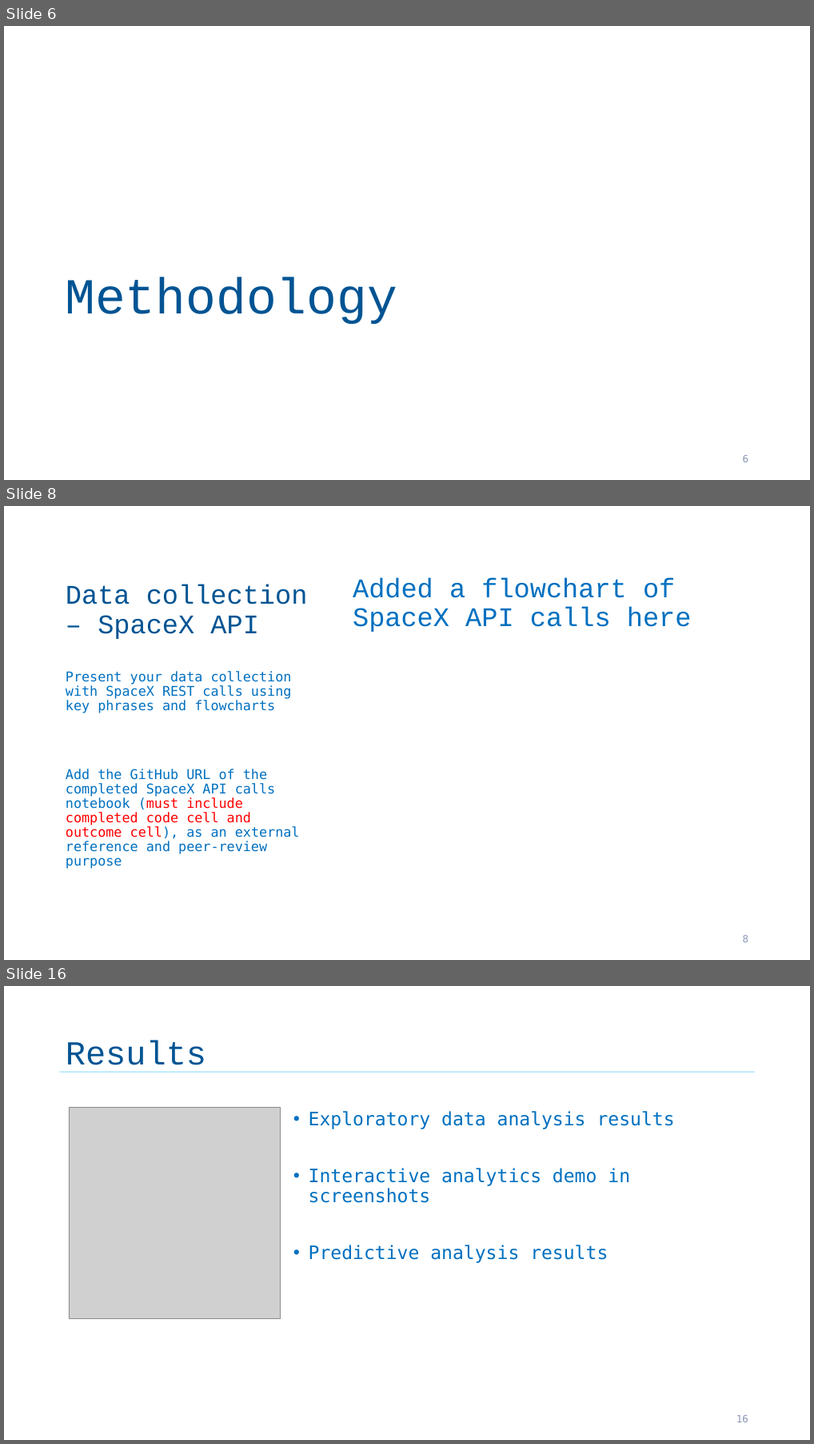
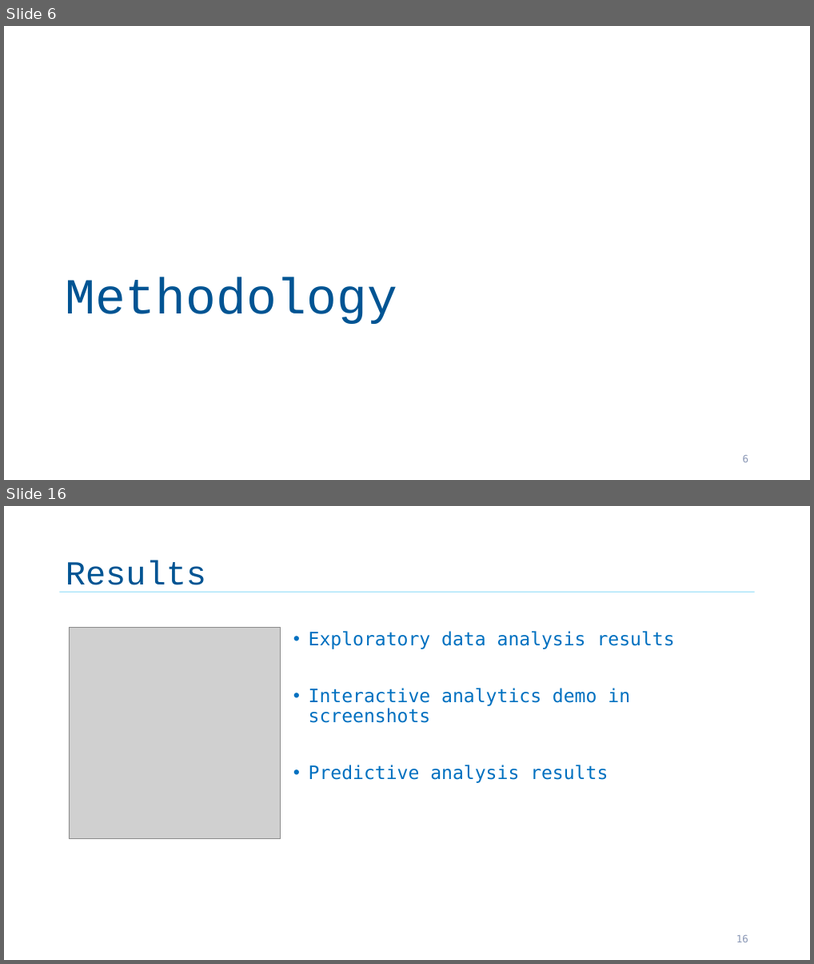
Before and after one commit to salamituns/IBM_tasks_Notebooks, a slide deck: IBM_Capstone_notes/ds-capstone-template.pptx. Shown one above the other, each under a label of ours: slides 6, 8 and 16 before the commit, slides 6 and 16 after it; the slides between them are not shown. The pictures are 814x1444 and 814x964 pixels, drawn with LibreOffice and Linux fonts; fonts in the diff are those of the drawing; grey boxes stand for pictures. Boxes give left, top, right and bottom in pixels: in the first picture for what was removed or moved away, otherwise in the second. Text is boxed around its words. In the diff, an @@ line names an element or a change of style, - is before the commit and + after.

Commit message:
update spaceX notebook

```diff
--- a/IBM_Capstone_notes/ds-capstone-template.pptx
+++ b/IBM_Capstone_notes/ds-capstone-template.pptx
@@ slide 8 removed at (4,506,810,960), background #FFFFFF @@
@@ title removed at (66,584,308,639) @@
-Data collection – SpaceX API
@@ text removed at (353,578,692,632) @@
-Added a flowchart of SpaceX API calls here
@@ text removed at (66,671,300,868) @@
-Present your data collection with SpaceX REST calls using key phrases and flowcharts
-Add the GitHub URL of the completed SpaceX API calls notebook (must include completed code cell and outcome cell), as an external reference and peer-review purpose
@@ page number removed at (743,935,750,942) @@
-8
```
Also in this commit, not shown: 14 slides changed, 1 slide added, 9 other files.
